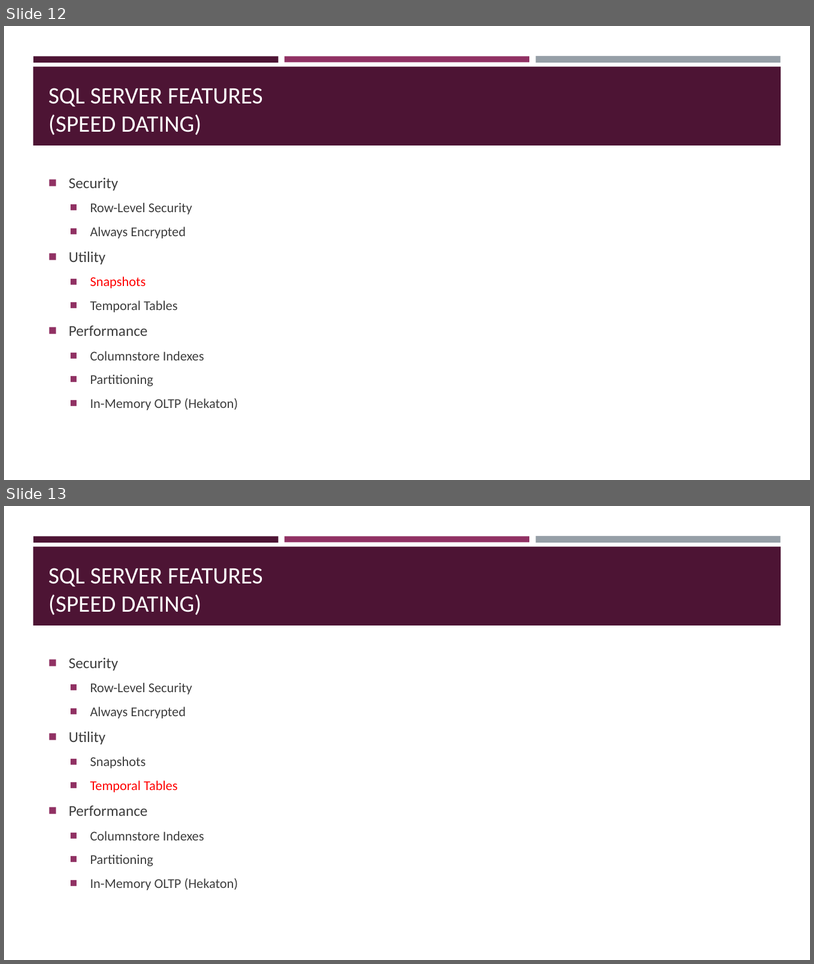
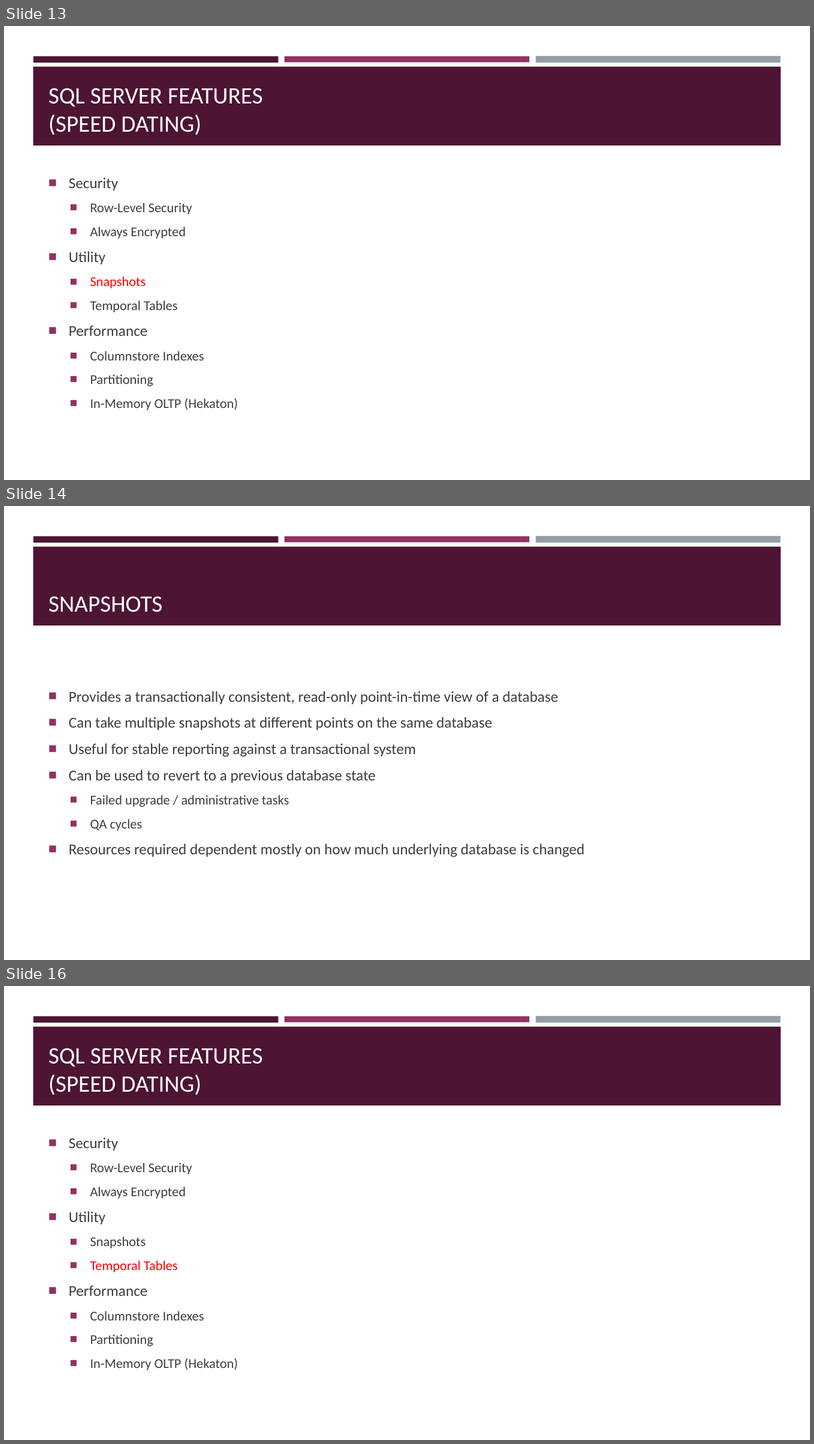
Before and after one commit to sqltran/SevenAwesomeSQLFeatures, a slide deck: AwesomeFreeSQLServerFeatures.pptx. Shown one above the other, each under a label of ours: slides 12 and 13 before the commit, slides 13, 14 and 16 after it; the slides between them are not shown. The pictures are 814x964 and 814x1444 pixels, drawn with LibreOffice and Linux fonts; fonts in the diff are those of the drawing. Boxes give left, top, right and bottom in pixels: in the first picture for what was removed or moved away, otherwise in the second. Text is boxed around its words. In the diff, an @@ line names an element or a change of style, - is before the commit and + after.

Commit message:
Add snapshots.

```diff
--- a/AwesomeFreeSQLServerFeatures.pptx
+++ b/AwesomeFreeSQLServerFeatures.pptx
@@ slide 14 added at [4,506,810,960], background #FFFFFF; not listed: 4 template elements that a slide beside it also shows @@
@@ title added at [48,596,162,612], 28 pt, text #FFFFFF @@
+SNAPSHOTS
@@ text added at [69,691,585,857], 18 pt, text #3D3D3D @@
+■ Provides a transactionally consistent, read-only point-in-time view of a database
+■ Can take multiple snapshots at different points on the same database
+■ Useful for stable reporting against a transactional system
+■ Can be used to revert to a previous database state
+  ■ Failed upgrade / administrative tasks
+  ■ QA cycles
+■ Resources required dependent mostly on how much underlying database is changed
@@ what was slide 12 is now slide 13 @@
@@ what was slide 13 is now slide 16 @@
```
Also in this commit, not shown: 2 other slides added.
